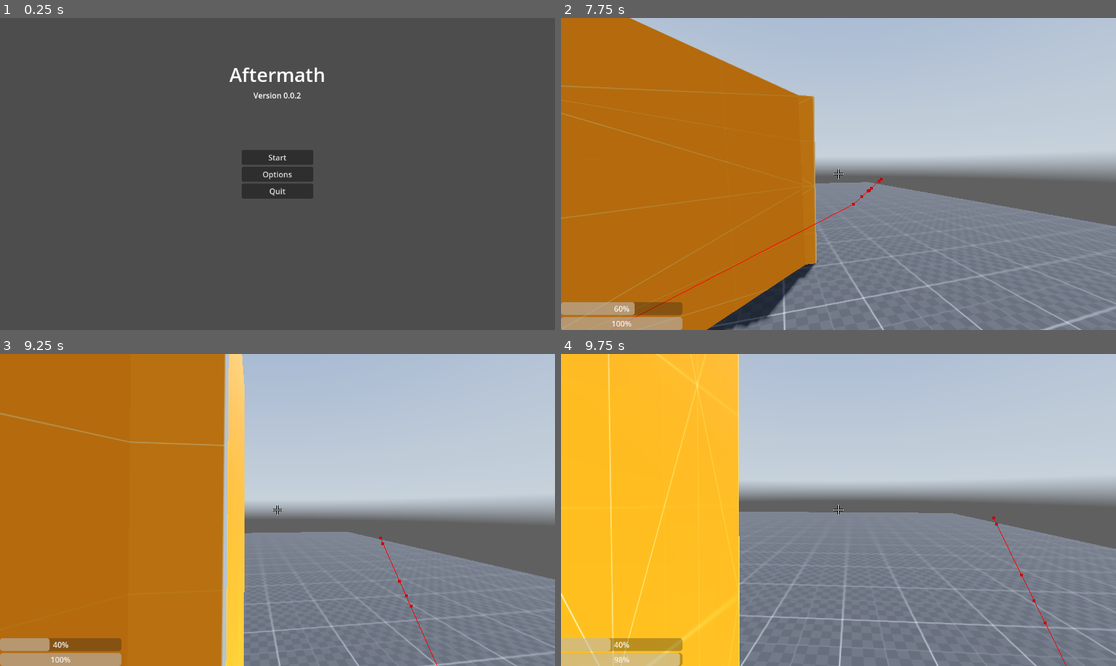
Above: before the commit, frames 1-4 (two rows, left to right).
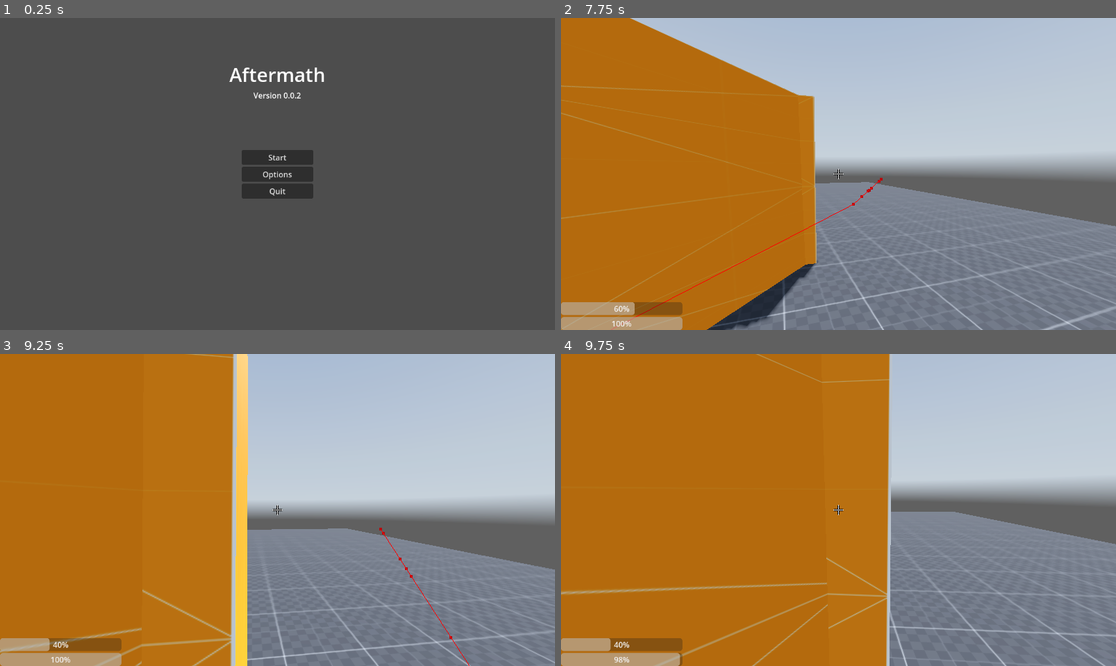
Above: after the commit, the same moments.

Repository: loumcn12/Aftermath
Game: Godot game, scene res://scenes/main menu/main_menu.tscn
Same seed, same stepped clock (60 frames per second), same inputs: the game is played once before the commit and once after it. A sky picture missing from this copy of the repository is replaced by a grey-blue gradient.
Inputs (mouse positions are in pixels of both pictures, inside the frame that each line leads up to):
- Up to frame 1 (0.25 s): no input
- Up to frame 2 (7.75 s): click "Start" at 0.5 s; tap Enter at 1.25 s; move the mouse to (866, 174) at 1.27 s; hold Ctrl (crouch) 1.28-2.03 s; hold W (forward) 1.28-6.53 s; tap Space (jump) at 1.52, 2.27, 3.77, 4.52, 5.27, 6.77, 7.52 s; move the mouse to (810, 174) at 2.02 s; tap H (DamageTest) at 2.1, 5.1 s; tap Ctrl (crouch) every 1.5 s from 2.3 to 6.8 s; move the mouse to (849, 167) at 2.77 s; hold Ctrl (crouch) 2.78-3.53 s; move the mouse to (832, 180) at 3.52 s; tap Shift (sprint) at 3.6, 6.6 s; move the mouse to (877, 177) at 4.27 s; hold Ctrl (crouch) 4.28-5.03 s; move the mouse to (794, 170) at 5.02 s; move the mouse to (844, 174) at 5.77 s; hold Ctrl (crouch) 5.78-6.53 s; move the mouse to (816, 167) at 6.52 s; hold D (right) 6.53-7.28 s; move the mouse to (866, 174) at 7.27 s; hold W (forward) from 7.28 s (still down); hold Ctrl (crouch) from 7.28 s (still down)
- Up to frame 3 (9.25 s): keep holding W (forward); move the mouse to (249, 510) at 8.02 s; release Ctrl (crouch) at 8.03 s; tap H (DamageTest) at 8.1 s; tap Space (jump) at 8.27 s; tap Ctrl (crouch) at 8.3 s; move the mouse to (288, 503) at 8.77 s; hold Ctrl (crouch) from 8.78 s (still down)
- Up to frame 4 (9.75 s): move the mouse to (832, 516) at 9.52 s; release W (forward) at 9.53 s; release Ctrl (crouch) at 9.53 s; hold A (left) from 9.53 s (still down); tap Shift (sprint) at 9.6 s

Frames 1-2 are identical in both runs. In frame 3, 6.1% of the frame differs, in the area x 0-100%, y 0-100%; in frame 4, 61%.

Commit message:
Made improvements to enemy script
still not finished

Diff:
--- a/scenes/enemy.tscn
+++ b/scenes/enemy.tscn
@@ -10,7 +10,7 @@
 radius = 4.238
 
 [node name="Enemy" type="CharacterBody3D"]
-collision_layer = 5
+collision_layer = 2
 collision_mask = 5
 script = ExtResource("1_7p1mj")
 
@@ -25,15 +25,13 @@
 debug_enabled = true
 
 [node name="DetectionArea" type="Area3D" parent="."]
-collision_layer = 5
-collision_mask = 5
+collision_mask = 4
 
 [node name="CollisionShape3D" type="CollisionShape3D" parent="DetectionArea"]
 shape = SubResource("SphereShape3D_5uy6h")
 
 [node name="LineOfSightRay" type="RayCast3D" parent="."]
-target_position = Vector3(10, 0, 0)
-collision_mask = 5
-collide_with_areas = true
+target_position = Vector3(0, 0, -1)
+collision_mask = 4
 debug_shape_custom_color = Color(1, 0, 0, 1)
 debug_shape_thickness = 5
--- a/scenes/main.tscn
+++ b/scenes/main.tscn
@@ -133,8 +133,6 @@
 
 [node name="player" parent="." instance=ExtResource("4_tbgi4")]
 transform = Transform3D(1, 0, 0, 0, 1, 0, 0, 0, 1, 7.03718, 0, 14.9207)
-collision_layer = 5
-collision_mask = 5
 
 [node name="Enemy" parent="." instance=ExtResource("7_o6xl0")]
 transform = Transform3D(1, 0, 0, 0, 1, 0, 0, 0, 1, 0, 1.36493, 0)
--- a/scenes/player.tscn
+++ b/scenes/player.tscn
@@ -9,16 +9,16 @@
 [sub_resource type="CapsuleShape3D" id="CapsuleShape3D_m04g1"]
 height = 1.2
 
-[node name="player" type="CharacterBody3D"]
-collision_layer = 5
+[node name="Player" type="CharacterBody3D" groups=["player"]]
+collision_layer = 4
 collision_mask = 5
 script = ExtResource("3_ob08u")
 
-[node name="standing_collision_shape" type="CollisionShape3D" parent="."]
+[node name="standing_collision_shape" type="CollisionShape3D" parent="." groups=["player"]]
 transform = Transform3D(1, 0, 0, 0, 1, 0, 0, 0, 1, 0, 1, 0)
 shape = SubResource("CapsuleShape3D_tevmw")
 
-[node name="crouching_collision_shape" type="CollisionShape3D" parent="."]
+[node name="crouching_collision_shape" type="CollisionShape3D" parent="." groups=["player"]]
 transform = Transform3D(1, 0, 0, 0, 1, 0, 0, 0, 1, 0, 0.602376, 0)
 shape = SubResource("CapsuleShape3D_m04g1")
 disabled = true
--- a/scripts/base_enemy.gd
+++ b/scripts/base_enemy.gd
@@ -4,6 +4,7 @@
 @export var patrol_speed: float = 3.0
 @export var chase_speed: float = 5.0
 @export var wait_time_at_point: float = 1.0
+
 
 var current_point_index := 0
 var waiting := false
@@ -12,12 +13,17 @@
 var player: Node3D = null
 var player_visible := false
 var last_known_patrol_position: Vector3
+var player_detected := false
+
 
 @onready var agent: NavigationAgent3D = $NavigationAgent3D
 @onready var detection_area: Area3D = $DetectionArea
 @onready var los_ray: RayCast3D = $LineOfSightRay
 
+
+
 func _ready():
+	los_ray.enabled = true
 	if patrol_points.is_empty():
 		push_warning("Patrol points are empty.")
 		return
@@ -27,9 +33,15 @@
 	detection_area.body_entered.connect(_on_body_entered)
 	detection_area.body_exited.connect(_on_body_exited)
 
+func _physics_process(_delta: float) -> void:
+	if player_detected:
+		_update_line_of_sight()
+
 func _process(delta):
+	print("Chasing:", chasing, " Player valid:", is_instance_valid(player))
 	if chasing and is_instance_valid(player):
 		_update_line_of_sight()
+		print("LOS Update 2")
 		if player_visible:
 			agent.target_position = player.global_transform.origin
 			move_towards_target(delta, chase_speed)
@@ -68,14 +80,19 @@
 	agent.target_position = last_known_patrol_position
 
 func _on_body_entered(body: Node):
-	if body.name == "Player":
+	print("Entered:", body.name)
+	if body.is_in_group("player"):
 		player = body
+		player_detected = true
 		_update_line_of_sight()
+		print("LOS Update 3")
 		if player_visible:
 			chasing = true
 
+
 func _on_body_exited(body: Node):
 	if body == player:
+		player_detected = false
 		player = null
 		chasing = false
 		agent.target_position = last_known_patrol_position
@@ -85,15 +102,26 @@
 		player_visible = false
 		return
 
-	var from_pos = global_transform.origin + Vector3.UP * 1.5  # Raise to "eyes" height
+	var from_pos = global_transform.origin + Vector3.UP * 1.5
 	var to_pos = player.global_transform.origin + Vector3.UP * 1.5
+	var direction = to_pos - from_pos
 
-	los_ray.target_position = to_pos - from_pos
-	los_ray.origin = from_pos
+	# Update RayCast position and direction
+	los_ray.global_position = from_pos
+	los_ray.target_position = direction  # target_position is relative to global_position
 	los_ray.force_raycast_update()
+
+	print("Ray from:", from_pos, " to:", to_pos, " dir:", direction.normalized())
 
 	if los_ray.is_colliding():
 		var collider = los_ray.get_collider()
-		player_visible = collider == player
+		print("Ray hit:", collider.name)
+
+		if collider.is_in_group("player"):
+			player_visible = true
+			chasing = true
+		else:
+			player_visible = false
 	else:
+		print("Raycast missed everything")
 		player_visible = false
